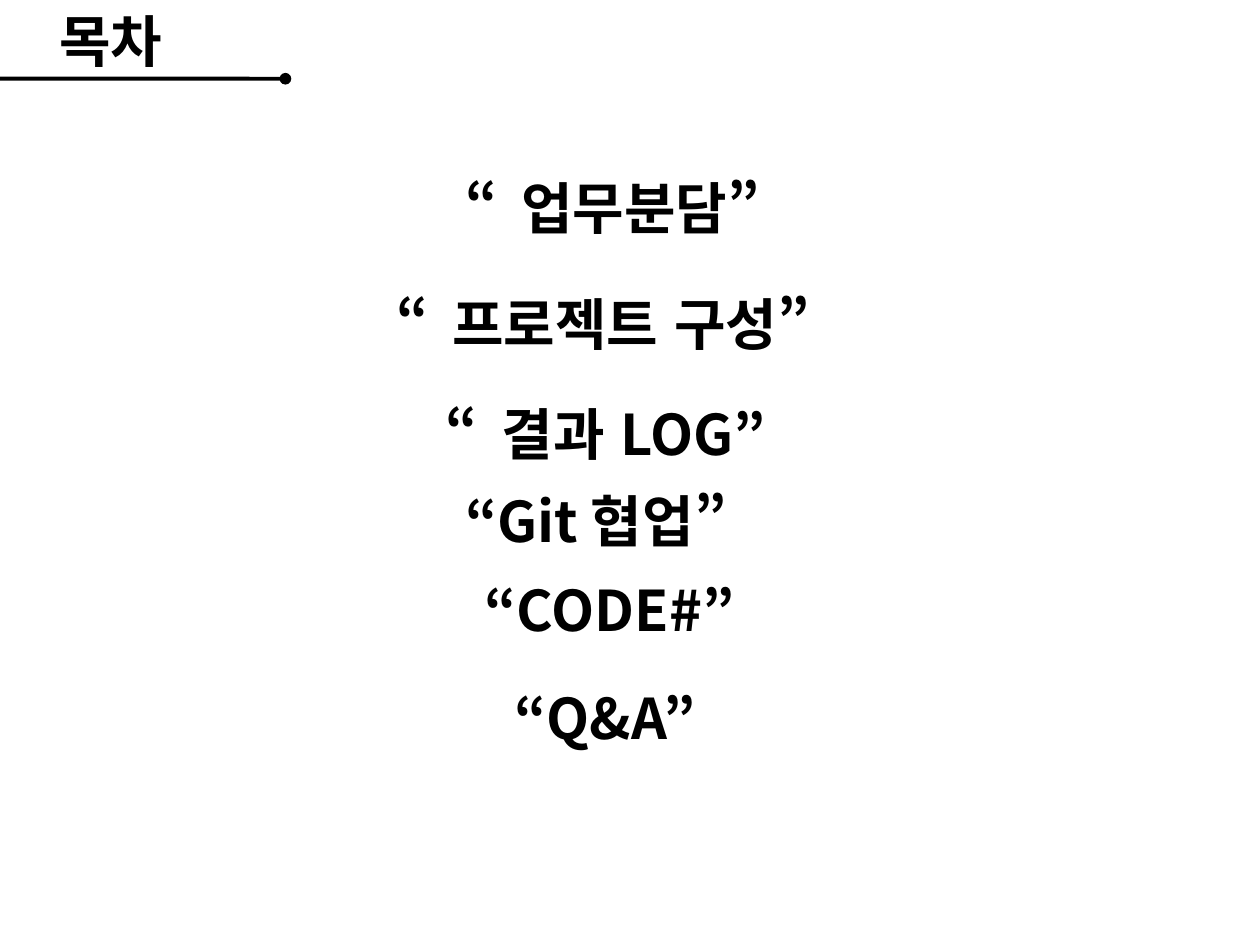
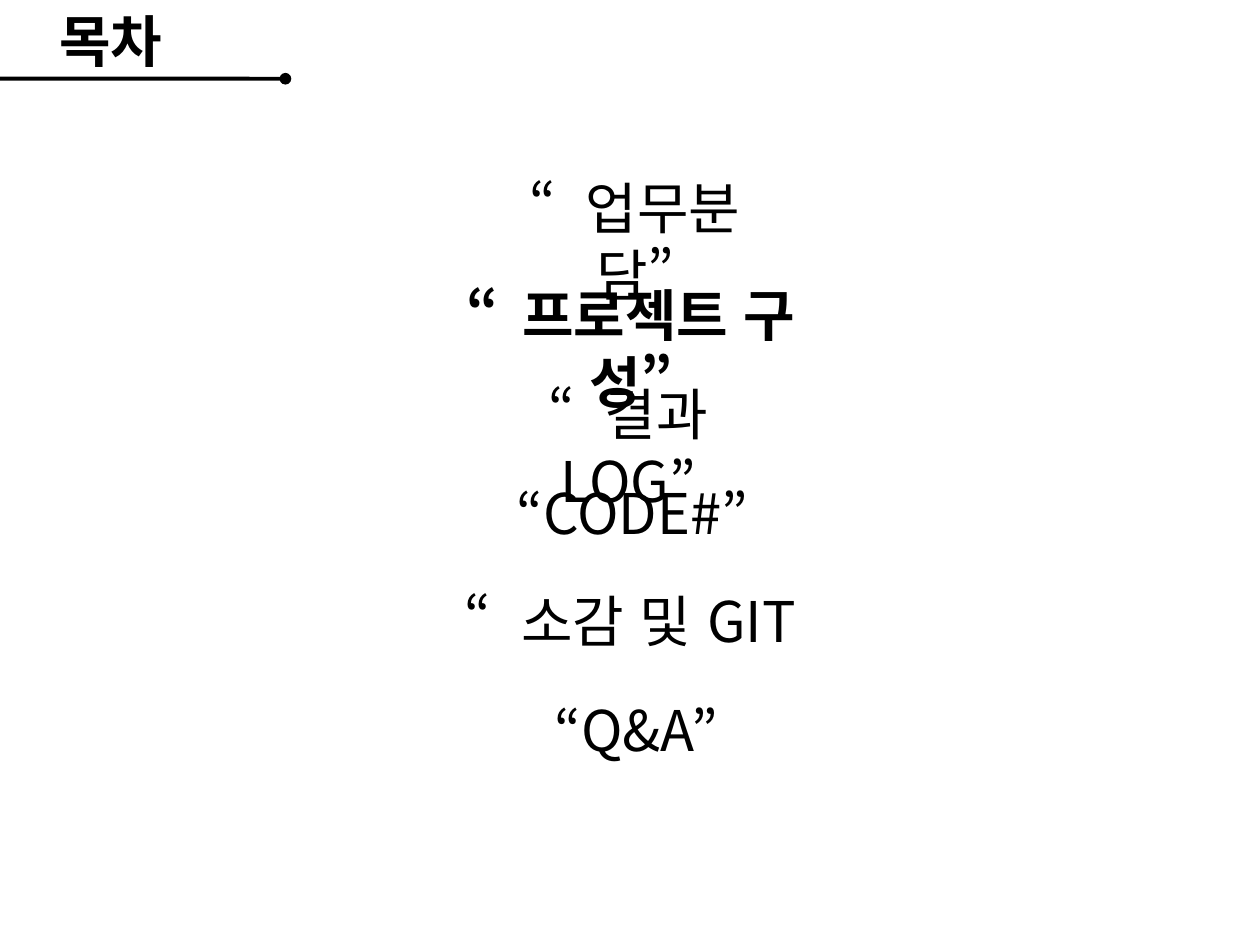
Before and after one commit to wjddlrladnjs/Pet, a slide deck: slide 2 of Pet/WebContent/share/동물농장.pptx. Drawn at 1260x945 pixels with LibreOffice and Linux fonts; fonts in the diff are those of the drawing; background and template pictures are left out. Boxes give left, top, right and bottom in pixels: in the first picture for what was removed or moved away, otherwise in the second. Text is boxed around its words. In the diff, an @@ line names an element or a change of style, - is before the commit and + after.

```diff
--- a/Pet/WebContent/share/동물농장.pptx
+++ b/Pet/WebContent/share/동물농장.pptx
@@ text "“업무분담”": place and size @@
-text "“업무분담”" at [521, 179, 759, 234]
+text "“업무분담”" at [586, 182, 741, 311]
@@ text "“프로젝트 구성”": place and size @@
-text "“프로젝트 구성”" at [452, 295, 809, 350]
+text "“프로젝트 구성”" at [522, 281, 796, 417]
@@ text "“프로젝트 구성”" at [522, 281, 796, 417]: alignment left to centre @@
@@ text "“결과 LOG”": place and size @@
-text "“결과 LOG”" at [502, 408, 766, 460]
+text "“결과 LOG”" at [560, 378, 708, 517]
@@ bold off; alignment left to centre in 4 elements at [586, 182, 741, 311], [555, 707, 718, 762], [560, 378, 708, 517], [517, 478, 748, 535] @@
@@ text "“CODE#”": place and size @@
-text "“CODE#”" at [485, 586, 735, 632]
+text "“CODE#”" at [517, 478, 748, 535]
@@ text removed at [465, 492, 726, 547] @@
-“Git 협업”
@@ text added at [521, 595, 796, 646], 32 pt, text #000000 @@
+“소감 및 GIT
@@ text "“Q&A”": place and size @@
-text "“Q&A”" at [514, 694, 695, 751]
+text "“Q&A”" at [555, 707, 718, 762]
```
Also in this commit, not shown: 4 other slides changed, 6 slides added, 4 slides removed, 5 other files.
